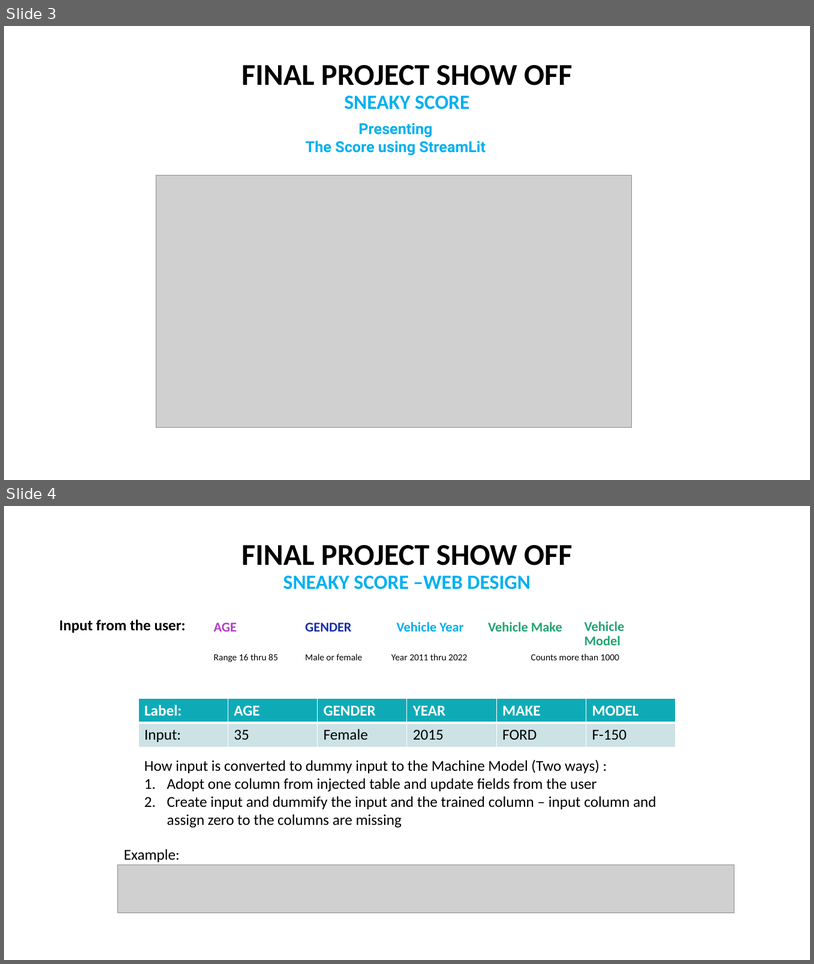
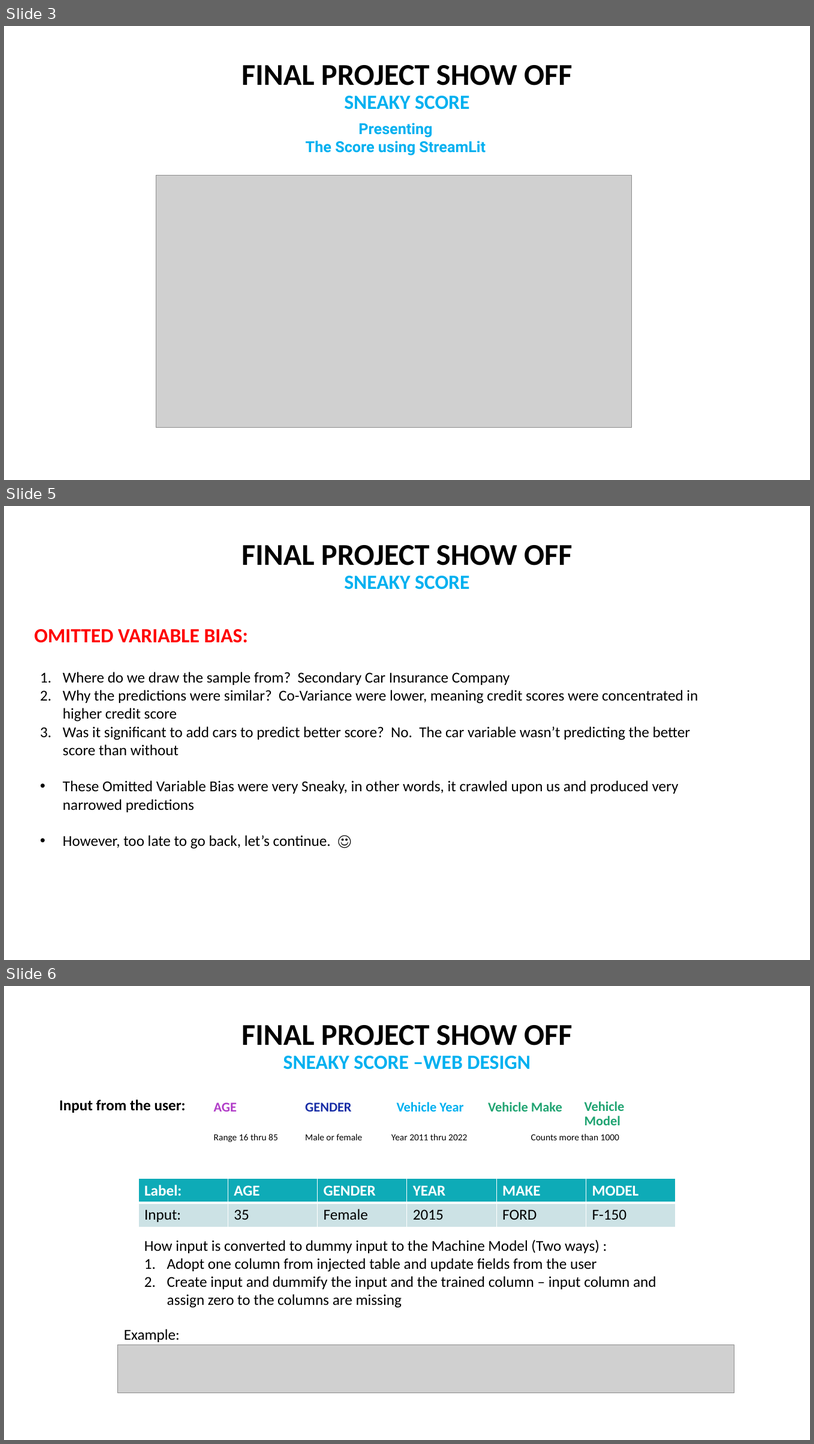
Before and after one commit to sonmiannkim/SneakyScore, a slide deck: FINAL_PROJECT_Web.pptx. Shown one above the other, each under a label of ours: slides 3 and 4 before the commit, slides 3, 5 and 6 after it; the slides between them are not shown. The pictures are 814x964 and 814x1444 pixels, drawn with LibreOffice and Linux fonts; fonts in the diff are those of the drawing; grey boxes stand for pictures. Boxes give left, top, right and bottom in pixels: in the first picture for what was removed or moved away, otherwise in the second. Text is boxed around its words. In the diff, an @@ line names an element or a change of style, - is before the commit and + after.

```diff
--- a/FINAL_PROJECT_Web.pptx
+++ b/FINAL_PROJECT_Web.pptx
@@ slide 5 added at box(4, 506, 810, 960), background #FFFFFF @@
@@ title added at box(242, 545, 572, 589), 36 pt, text #000000, bold @@
+FINAL PROJECT SHOW OFF
+SNEAKY SCORE
@@ text added at box(34, 629, 248, 643), 24 pt, text #FF0000, bold @@
+OMITTED VARIABLE BIAS:
@@ text added at box(63, 672, 698, 849), 18 pt, text #000000 @@
+1. Where do we draw the sample from? Secondary Car Insurance Company
+2. Why the predictions were similar? Co-Variance were lower, meaning credit scores were concentrated in higher credit score
+3. Was it significant to add cars to predict better score? No. The car variable wasn’t predicting the better score than without
+• These Omitted Variable Bias were very Sneaky, in other words, it crawled upon us and produced very narrowed predictions
+• However, too late to go back, let’s continue. ☺
@@ what was slide 4 is now slide 6 @@
```
Also in this commit, not shown: 2 slides changed, 1 other slide added.
